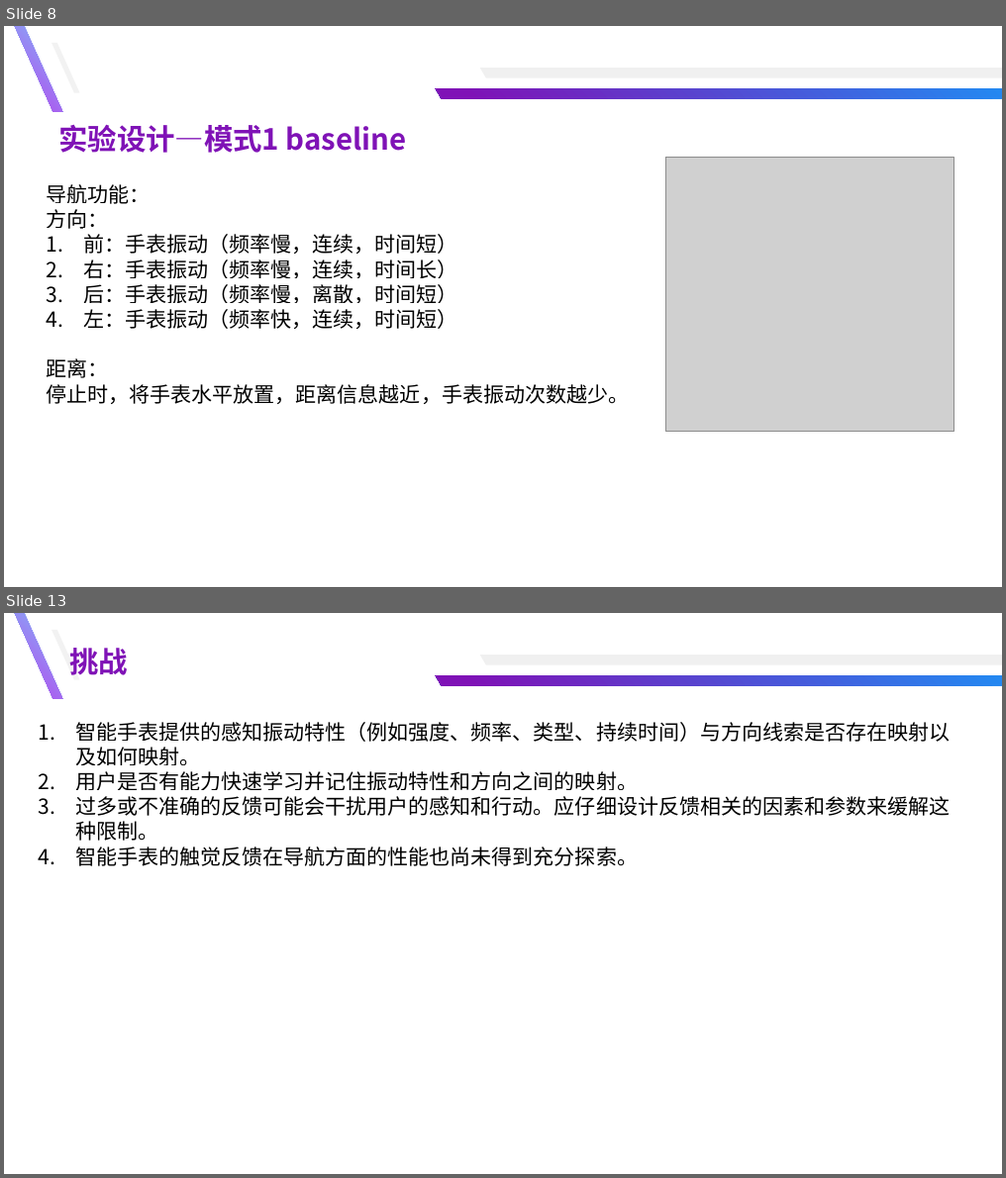
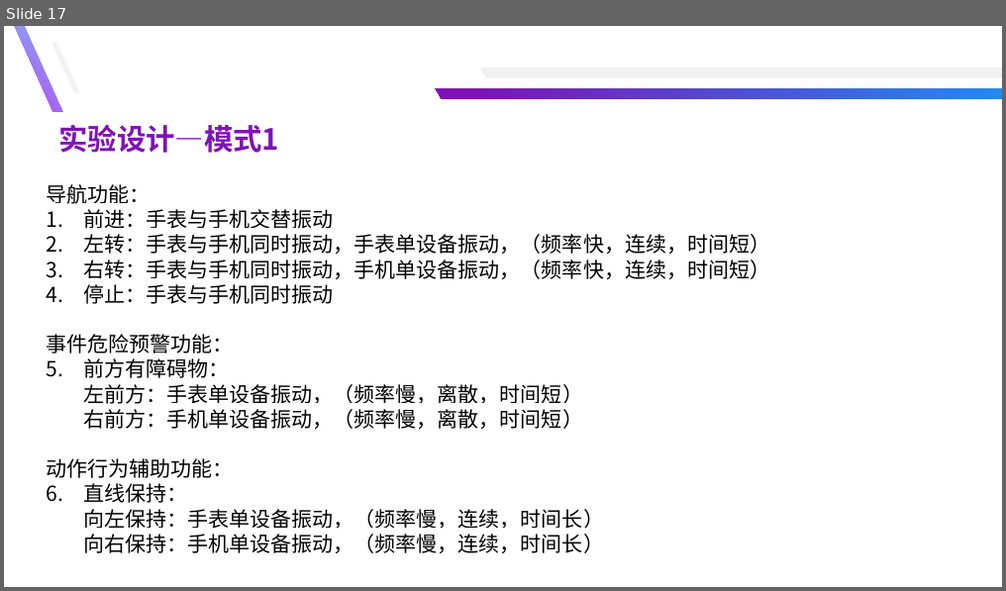
Before and after one commit to yuyongsong/Paper, a slide deck: 总结汇报-余泳松 - 副本.pptx. Shown one above the other, each under a label of ours: slides 8 and 13 before the commit, slide 17 after it; the slides between them are not shown. The pictures are 1006x1178 and 1006x591 pixels, drawn with LibreOffice and Linux fonts; fonts in the diff are those of the drawing; grey boxes stand for pictures. Boxes give left, top, right and bottom in pixels: in the first picture for what was removed or moved away, otherwise in the second. Text is boxed around its words. In the diff, an @@ line names an element or a change of style, - is before the commit and + after.

```diff
--- a/总结汇报-余泳松 - 副本.pptx
+++ b/总结汇报-余泳松 - 副本.pptx
@@ slide 13 removed at (4, 613, 1002, 1174), background #FFFFFF @@
@@ freeform shape removed at (15, 613, 62, 699) @@
@@ freeform shape removed at (52, 630, 80, 679) @@
@@ text removed at (70, 648, 129, 675) @@
-挑战
@@ freeform shape removed at (480, 655, 1002, 665) @@
@@ freeform shape removed at (436, 676, 1002, 686) @@
@@ text removed at (75, 722, 949, 866) @@
-1. 智能手表提供的感知振动特性（例如强度、频率、类型、持续时间）与方向线索是否存在映射以及如何映射。
-2. 用户是否有能力快速学习并记住振动特性和方向之间的映射。
-3. 过多或不准确的反馈可能会干扰用户的感知和行动。应仔细设计反馈相关的因素和参数来缓解这种限制。
-4. 智能手表的触觉反馈在导航方面的性能也尚未得到充分探索。
@@ what was slide 8 is now slide 17 @@
@@ slide 17 changed as well @@
@@ text at (58, 124, 279, 153): text changed @@
-实验设计—模式1 baseline
+实验设计—模式1
@@ picture removed at (665, 157, 954, 432) @@
@@ text at (46, 209, 770, 554): text changed @@
-方向：
-1. 前：手表振动（频率慢，连续，时间短）
-2. 右：手表振动（频率慢，连续，时间长）
-3. 后：手表振动（频率慢，离散，时间短）
-4. 左：手表振动（频率快，连续，时间短）
-距离：
-停止时，将手表水平放置，距离信息越近，手表振动次数越少。
+1. 前进：手表与手机交替振动
+2. 左转：手表与手机同时振动，手表单设备振动，（频率快，连续，时间短）
+3. 右转：手表与手机同时振动，手机单设备振动，（频率快，连续，时间短）
+4. 停止：手表与手机同时振动
+事件危险预警功能：
+1. 前方有障碍物：
+左前方：手表单设备振动，（频率慢，离散，时间短）
+右前方：手机单设备振动，（频率慢，离散，时间短）
+动作行为辅助功能：
+1. 直线保持：
+向左保持：手表单设备振动，（频率慢，连续，时间长）
+向右保持：手机单设备振动，（频率慢，连续，时间长）
```
Also in this commit, not shown: 4 other slides changed, 18 slides added, 8 other slides removed, 1 other file.
